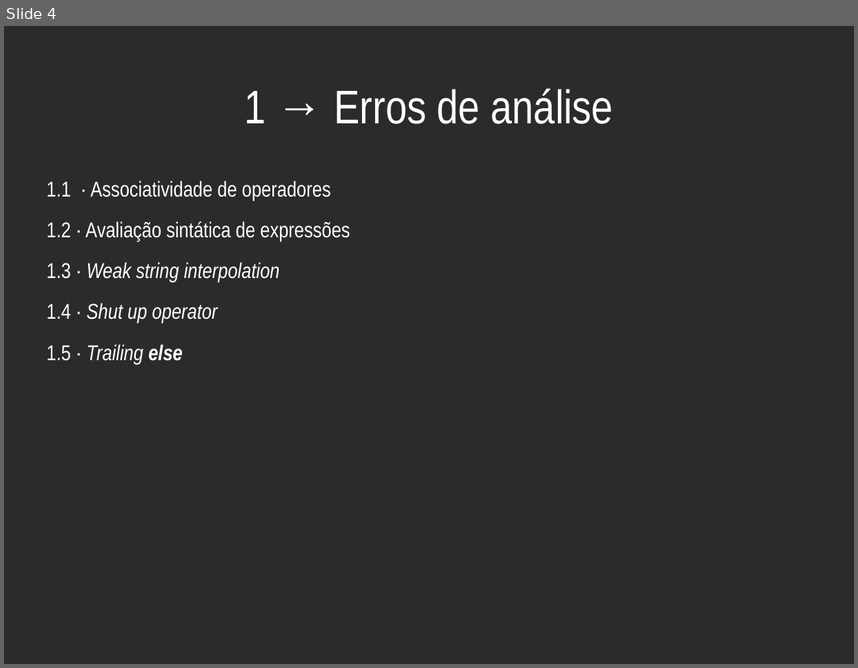
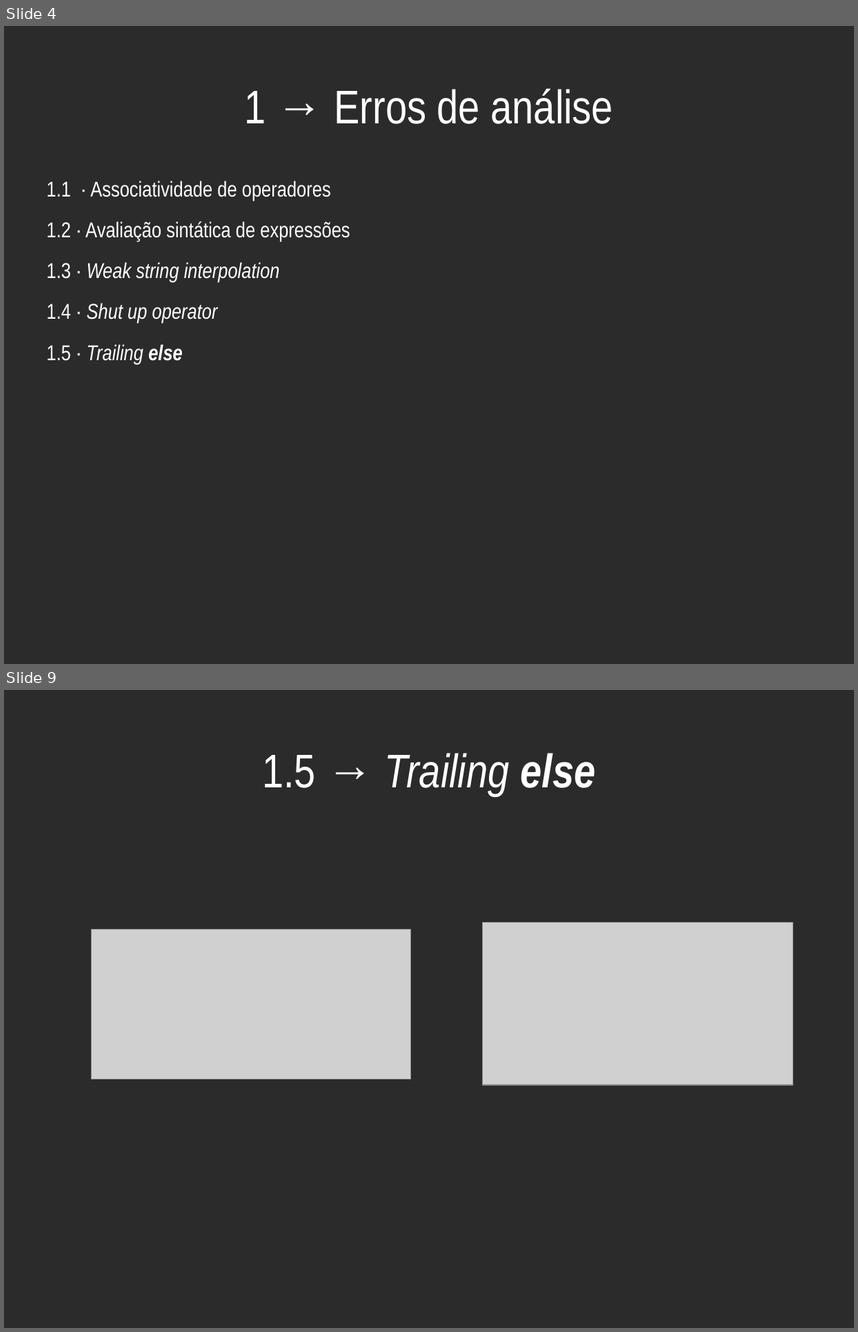
Before and after one commit to haskellcamargo/talks, a slide deck: Bizarrices Just in Time - Como não projetar uma linguagem de programação/Bizarrices Just in Time - Como não projetar uma linguagem de programação.odp. Shown one above the other, each under a label of ours: slide 4 before the commit, slides 4 and 9 after it; the slides between them are not shown. The pictures are 858x668 and 858x1332 pixels, drawn with LibreOffice and Linux fonts; fonts in the diff are those of the drawing; grey boxes stand for pictures; background and template pictures are left out; a plain dark background stands for a picture behind light text. Boxes give left, top, right and bottom in pixels: in the first picture for what was removed or moved away, otherwise in the second. Text is boxed around its words. In the diff, an @@ line names an element or a change of style, - is before the commit and + after.

```diff
--- a/Bizarrices Just in Time - Como não projetar uma linguagem de programação/Bizarrices Just in Time - Como não projetar uma linguagem de programação.odp
+++ b/Bizarrices Just in Time - Como não projetar uma linguagem de programação/Bizarrices Just in Time - Como não projetar uma linguagem de programação.odp
@@ slide 9 added at box(4, 690, 854, 1328), background picture (left out) @@
@@ title added at box(262, 753, 596, 796), 44 pt, text #FFFFFF, italic @@
+1.5 → Trailing else
@@ picture added at box(91, 929, 411, 1078) @@
@@ picture added at box(483, 923, 794, 1084) @@
```
Also in this commit, not shown: 5 slides changed, 20 other slides added, 3 other files.
